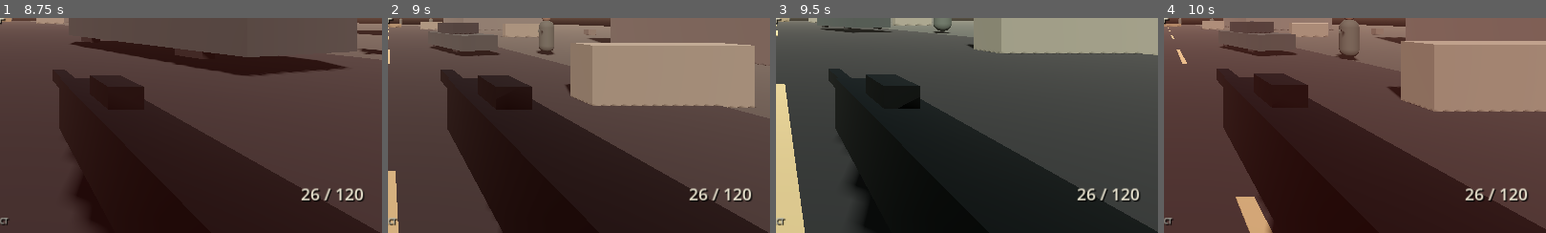
Above: before the commit, frames 1-4 (left to right).
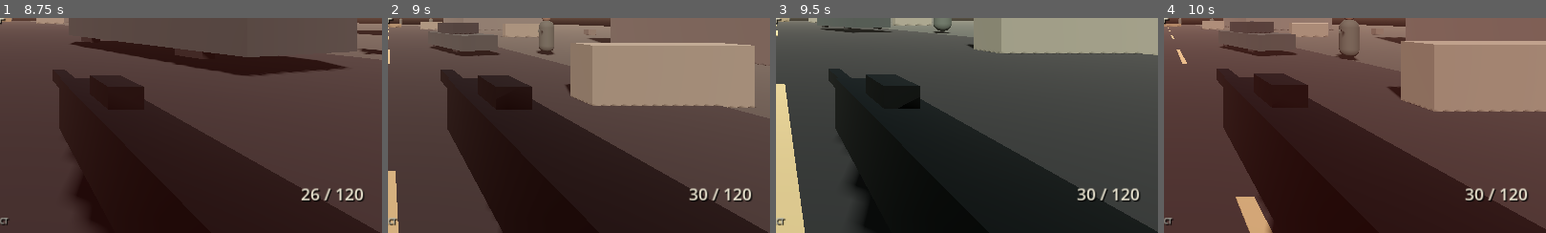
Above: after the commit, the same moments.

Repository: Liladizilla/operation-blackout
Game: Godot game, scene res://scenes/main.tscn
Same seed, same stepped clock (60 frames per second), same inputs: the game is played once before the commit and once after it.
Inputs (mouse positions are % of the whole screen's width and height, from its top left):
- Up to frame 1 (8.75 s): tap Enter at 0.5 s; move the mouse to (49, 52) at 0.52 s; hold F (interact) 0.53-1.28 s; hold W (move_forward) 0.53-2.78 s; click (49, 52) at 0.67 s; tap Space (jump) at 0.77, 1.52, 3.02, 3.77, 4.52, 6.77, 7.52, 8.27 s; move the mouse to (57, 51) at 1.27 s; tap Ctrl (crouch) at 1.35, 5.85 s; tap F (interact) at 1.55, 3.05, 3.8, 4.35, 6.6, 8.3 s; move the mouse to (42, 49) at 2.02 s; hold F (interact) 2.03-2.78 s; move the mouse to (51, 50) at 2.77 s; hold A (move_left) 2.78-3.53 s; tap Z (prone) at 2.85, 7.35 s; click (51, 50) at 2.92 s; move the mouse to (46, 48) at 3.52 s; hold W (move_forward) 3.53-4.28 s; hold Shift (sprint) 3.53-4.28 s; tap Escape (pause) at 4.15 s; move the mouse to (72, 45) at 4.27 s; hold D (move_right) 4.28-5 s; tap R (reload) at 4.9 s; click "RESUME" at 5 s; move the mouse to (45, 50) at 5.77 s; hold W (move_forward) 5.78-6.53 s; hold F (interact) 5.78-6.53 s; click (45, 50) at 5.92 s; move the mouse to (52, 48) at 6.52 s; hold D (move_right) 6.53-7.28 s; move the mouse to (49, 52) at 7.27 s; hold F (interact) 7.28-8.03 s; hold W (move_forward) from 7.28 s (still down); move the mouse to (57, 51) at 8.02 s; tap Shift (sprint) at 8.1 s; click (57, 51) at 8.17 s
- Up to frame 2 (9 s): keep holding W (move_forward); move the mouse to (42, 49) at 8.77 s; hold F (interact) from 8.78 s (still down)
- Up to frame 3 (9.5 s): keep holding W (move_forward); keep holding F (interact)
- Up to frame 4 (10 s): move the mouse to (51, 50) at 9.52 s; release W (move_forward) at 9.53 s; release F (interact) at 9.53 s; hold A (move_left) from 9.53 s (still down); tap Ctrl (crouch) at 9.6 s; tap Space (jump) at 9.77 s; tap F (interact) at 9.8 s
The pictures show only the part of the screen within x 50-100%, y 50-100%; the shares and areas given below are measured in that part.

Frame 1 is identical in both runs. In frame 2, 0.1% of the frame differs, in the area x 79-84%, y 79-86%; in frame 3, 0.1%; in frame 4, 0.1%.

Commit message:
Improve pause handling, reload state, and mission feedback

Diff:
--- a/scripts/main.gd
+++ b/scripts/main.gd
@@ -50,6 +50,8 @@
             _show_pause()
         else:
             get_tree().paused = false
+            if is_instance_valid(hud):
+                hud.call("hide_pause")
             Input.mouse_mode = Input.MOUSE_MODE_CAPTURED
     elif event is InputEventMouseButton and event.pressed:
         if Input.mouse_mode == Input.MOUSE_MODE_VISIBLE and not get_tree().paused:
@@ -233,6 +235,9 @@
         if is_instance_valid(hud):
             hud.call("set_mission_state", "AREA SECURE. RECOVER THE INTEL.")
 
+func get_remaining_enemies() -> int:
+    return enemies.size()
+
 func objective_complete() -> void:
     mission_complete = true
     if is_instance_valid(hud):
--- a/scripts/player.gd
+++ b/scripts/player.gd
@@ -80,8 +80,6 @@
         rotate_y(-event.relative.x * MOUSE_SENSITIVITY)
         pitch = clamp(pitch - event.relative.y * MOUSE_SENSITIVITY, deg_to_rad(-85), deg_to_rad(85))
         camera_pivot.rotation.x = pitch
-    if event is InputEventKey and event.pressed and event.keycode == KEY_F:
-        _try_interact()
 
 func _physics_process(delta: float) -> void:
     if get_tree().paused:
@@ -96,6 +94,10 @@
             ammo += loaded
             reserve -= loaded
             is_reloading = false
+            if hud and hud.has_method("set_ammo"):
+                hud.set_ammo(ammo, reserve)
+            if hud and hud.has_method("set_status"):
+                hud.set_status("READY")
     if Input.is_action_just_pressed("reload"):
         _start_reload()
     ads = Input.is_mouse_button_pressed(MOUSE_BUTTON_RIGHT)
@@ -178,7 +180,9 @@
     if not hit.is_empty():
         var collider = hit.get("collider")
         if collider and collider.has_method("take_damage"):
-            collider.take_damage(34.0, hit.get("position", to))
+            var killed: bool = collider.take_damage(34.0, hit.get("position", to))
+            if hud and hud.has_method("flash_hitmarker"):
+                hud.flash_hitmarker(killed)
         _impact_spark(hit.get("position", to), hit.get("normal", Vector3.UP))
     if hud and hud.has_method("set_ammo"):
         hud.set_ammo(ammo, reserve)
@@ -228,9 +232,13 @@
         health = 100.0
         ammo = MAG_SIZE
         reserve = 120
+        is_reloading = false
+        reload_time = 0.0
         global_position = Vector3(0,1.2,25)
         velocity = Vector3.ZERO
         if hud and hud.has_method("set_status"):
             hud.set_status("WOUNDED. BACK IN THE FIGHT.")
         if hud and hud.has_method("set_health"):
             hud.set_health(health)
+        if hud and hud.has_method("set_ammo"):
+            hud.set_ammo(ammo, reserve)
Not shown, changed: README.md
